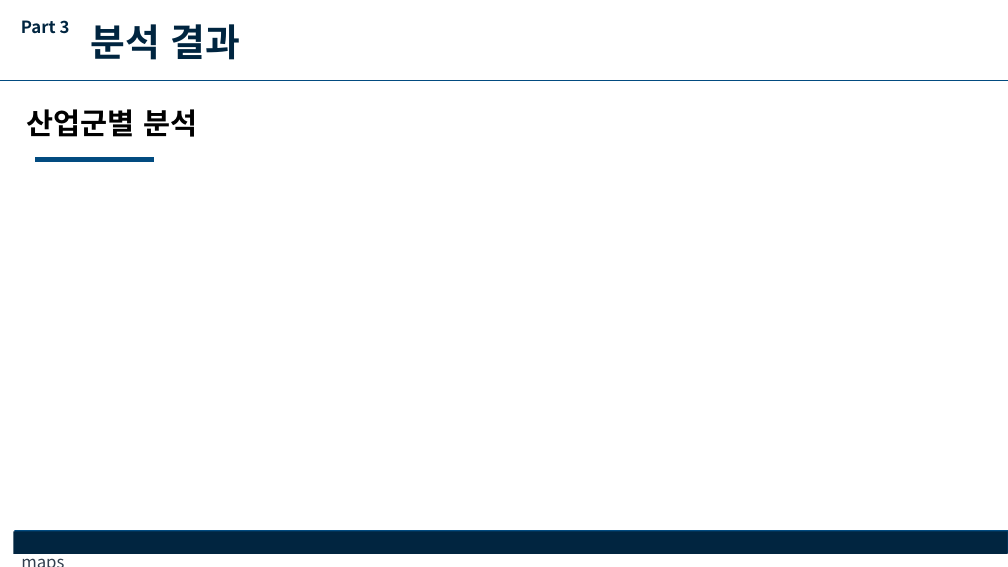
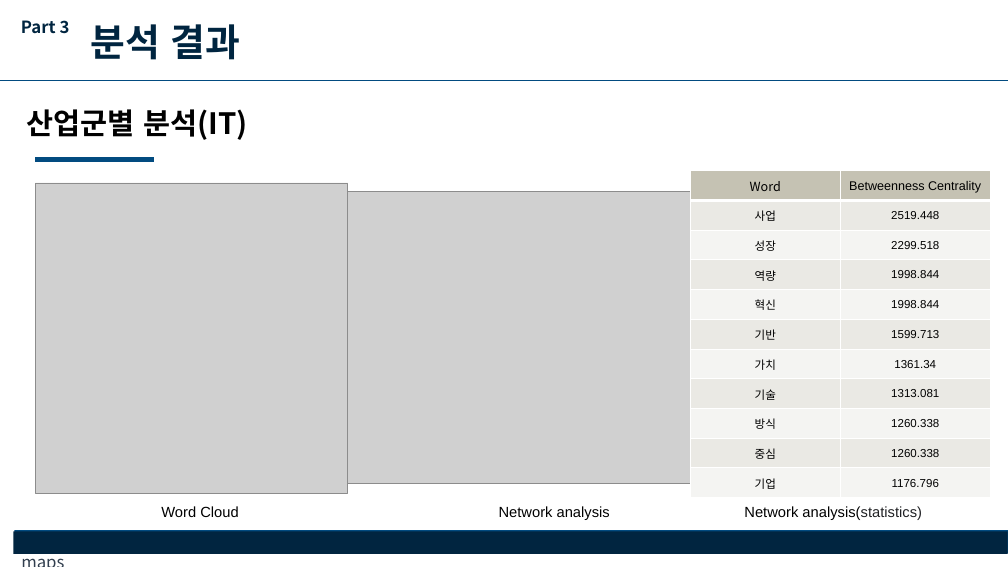
Before and after one commit to good5229/new_year_speech, a slide deck: slide 11 of 2021_2 비정형데이터 프로젝트 결과보고서.pptx. Drawn at 1008x567 pixels with LibreOffice and Linux fonts; fonts in the diff are those of the drawing; grey boxes stand for pictures. Boxes give left, top, right and bottom in pixels: in the first picture for what was removed or moved away, otherwise in the second. Text is boxed around its words. In the diff, an @@ line names an element or a change of style, - is before the commit and + after.

```diff
--- a/2021_2 비정형데이터 프로젝트 결과보고서.pptx
+++ b/2021_2 비정형데이터 프로젝트 결과보고서.pptx
@@ text at (27,109,247,140): text changed @@
-산업군별 분석
+산업군별 분석(IT)
@@ table added at (690,171,990,498), 11 rows, 2 columns @@
+Word | Betweenness Centrality
+사업 | 2519.448
+성장 | 2299.518
+역량 | 1998.844
+혁신 | 1998.844
+기반 | 1599.713
+가치 | 1361.34
+기술 | 1313.081
+방식 | 1260.338
+중심 | 1260.338
+기업 | 1176.796
@@ picture added at (36,183,348,493) @@
@@ picture added at (271,192,774,483) @@
@@ text added at (161,506,238,517), 14 pt, text #000000 @@
+Word Cloud
@@ text added at (499,506,610,520), 14 pt, text #000000 @@
+Network analysis
@@ text added at (744,506,922,520), 14 pt, text #000000 @@
+Network analysis(statistics)
```
Also in this commit, not shown: 2 other slides changed.
